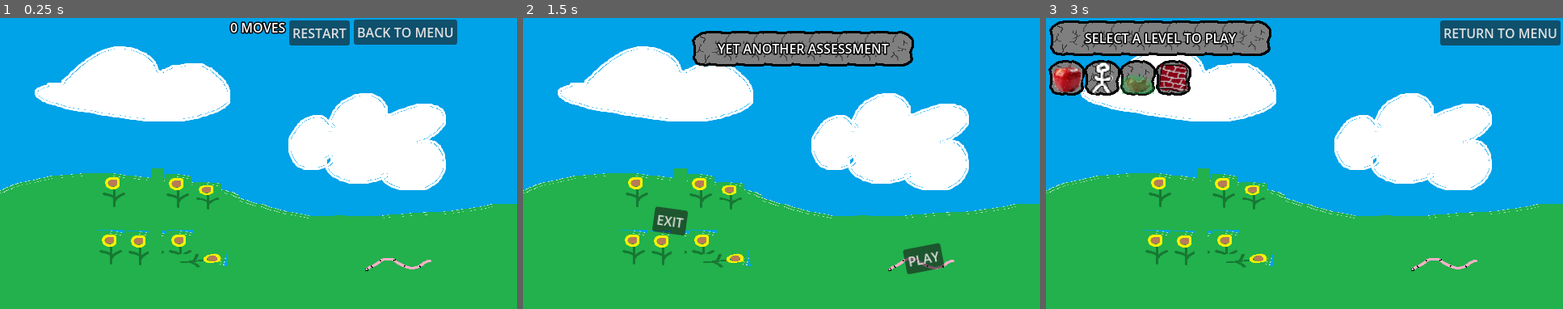
Above: before the commit, frames 1-3 (left to right).
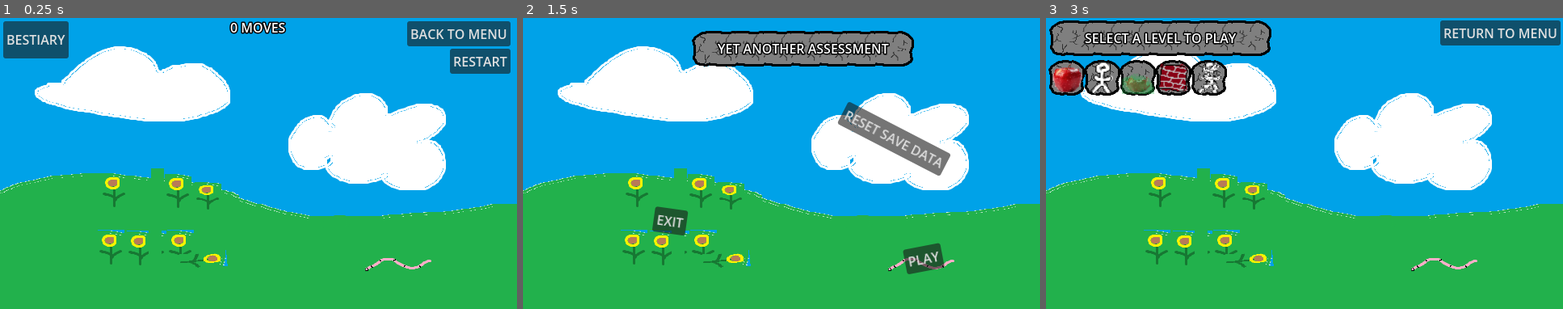
Above: after the commit, the same moments.

Repository: BanaCubed/Yet-Another-Assessment
Game: Godot game, scene res://scenes/level.tscn
Two runs of this game, one before a commit and one after it. Both use one fixed random seed, a clock stepped at 60 frames per second and the inputs below. This scene is started directly instead of the project's main scene.
Inputs (mouse positions are in pixels of both pictures, inside the frame that each line leads up to):
- Up to frame 1 (0.25 s): no input
- Up to frame 2 (1.5 s): click "BACK TO MENU" at 0.5 s; click "RETURN TO MENU" at 1.25 s
- Up to frame 3 (3 s): click (1418, 140) at 2 s, where only the run after the commit has a clickable "RESET SAVE DATA"; click "PLAY" at 2.75 s

The runs differ from the first frame. In frame 1, 5.7% of the frame differs, in the area x 0-99%, y 0-20%; in frame 2, 2.0%; in frame 3, 0.7%.
Error before the commit: Cannot call method 'duplicate_deep' on a null value. (res://scripts/levels/level.gd:39)
Error after the commit: Cannot call method 'duplicate_deep' on a null value. (res://scripts/levels/level.gd:49)

Commit message:
feat: Bestiary (internally called almanac)

Diff:
--- a/resources/entities/default.tres
+++ b/resources/entities/default.tres
@@ -1,5 +1,6 @@
 [gd_resource type="Resource" script_class="EntityType" format=3 uid="uid://dqdhqyhmt3b4t"]
 
+[ext_resource type="Script" uid="uid://b7yh114ke0uqd" path="res://scripts/entities/interaction.gd" id="1_6w0gh"]
 [ext_resource type="Script" uid="uid://b676twyihh4ye" path="res://scripts/entities/entity_type.gd" id="1_weprx"]
 [ext_resource type="Texture2D" uid="uid://b7kce7kbkb8cf" path="res://sprites/entities/default.png" id="2_kw01r"]
 
@@ -7,4 +8,5 @@
 script = ExtResource("1_weprx")
 name = &"UNKNOWN ENTITY"
 sprite = ExtResource("2_kw01r")
+description = "This shouldn't ever appear."
 metadata/_custom_type_script = "uid://b676twyihh4ye"
--- a/resources/entities/fruit.tres
+++ b/resources/entities/fruit.tres
@@ -8,4 +8,5 @@
 script = ExtResource("1_ib6jq")
 name = &"DELICIOUS FRUIT"
 sprite = ExtResource("2_wqyhm")
+description = "It's a delicious fruit!"
 metadata/_custom_type_script = "uid://b676twyihh4ye"
--- a/resources/entities/horse.tres
+++ b/resources/entities/horse.tres
@@ -12,4 +12,5 @@
 sprite = ExtResource("2_pj4ex")
 movement_type = 3
 interactions = Array[ExtResource("1_gql0b")]([ExtResource("2_a8o17"), ExtResource("3_a8o17")])
+description = "Moves like a knight from hit game Chess."
 metadata/_custom_type_script = "uid://b676twyihh4ye"
--- /dev/null
+++ b/resources/entities/larry.tres
@@ -0,0 +1,16 @@
+[gd_resource type="Resource" script_class="EntityType" format=3 uid="uid://cyq4kdj44xebi"]
+
+[ext_resource type="Script" uid="uid://b7yh114ke0uqd" path="res://scripts/entities/interaction.gd" id="1_0qj8i"]
+[ext_resource type="Resource" uid="uid://iq3rqdnoheyj" path="res://resources/interactions/eat_wall.tres" id="3_0qj8i"]
+[ext_resource type="Texture2D" uid="uid://b505omjbs0h5f" path="res://sprites/entities/larry.png" id="4_3h5pq"]
+[ext_resource type="Script" uid="uid://b676twyihh4ye" path="res://scripts/entities/entity_type.gd" id="4_t85jd"]
+
+[resource]
+resource_name = "EntityType Person"
+script = ExtResource("4_t85jd")
+name = &"LARRY"
+sprite = ExtResource("4_3h5pq")
+movement_type = 1
+interactions = Array[ExtResource("1_0qj8i")]([ExtResource("3_0qj8i")])
+description = "Eats bricks for a living."
+metadata/_custom_type_script = "uid://b676twyihh4ye"
--- a/resources/entities/person.tres
+++ b/resources/entities/person.tres
@@ -13,4 +13,5 @@
 sprite = ExtResource("2_mbcbc")
 movement_type = 1
 interactions = Array[ExtResource("1_hessy")]([ExtResource("2_bqhtt"), ExtResource("3_bqhtt")])
+description = "Loves eating fruit, especially delicious ones."
 metadata/_custom_type_script = "uid://b676twyihh4ye"
--- a/resources/entities/wall.tres
+++ b/resources/entities/wall.tres
@@ -1,5 +1,6 @@
 [gd_resource type="Resource" script_class="EntityType" format=3 uid="uid://dyipoqpc1n8en"]
 
+[ext_resource type="Script" uid="uid://b7yh114ke0uqd" path="res://scripts/entities/interaction.gd" id="1_52vl2"]
 [ext_resource type="Script" uid="uid://b676twyihh4ye" path="res://scripts/entities/entity_type.gd" id="1_bn4pi"]
 [ext_resource type="Texture2D" uid="uid://b3mg2qusg1buh" path="res://sprites/entities/wall.png" id="2_bdkkq"]
 
@@ -7,4 +8,5 @@
 script = ExtResource("1_bn4pi")
 name = &"WALL"
 sprite = ExtResource("2_bdkkq")
+description = "Allegedly edible."
 metadata/_custom_type_script = "uid://b676twyihh4ye"
--- /dev/null
+++ b/resources/interactions/eat_wall.tres
@@ -0,0 +1,8 @@
+[gd_resource type="Resource" script_class="Interaction" format=3 uid="uid://iq3rqdnoheyj"]
+
+[ext_resource type="Script" uid="uid://b7yh114ke0uqd" path="res://scripts/entities/interaction.gd" id="1_xxdaa"]
+
+[resource]
+script = ExtResource("1_xxdaa")
+target_type = &"WALL"
+metadata/_custom_type_script = "uid://b7yh114ke0uqd"
--- /dev/null
+++ b/resources/levels/level_005.tres
@@ -0,0 +1,52 @@
+[gd_resource type="Resource" script_class="LevelData" format=3 uid="uid://w8uiuvi2ifmx"]
+
+[ext_resource type="Texture2D" uid="uid://cck8mpd8366ce" path="res://sprites/background_default.png" id="1_2nd2y"]
+[ext_resource type="Script" uid="uid://dq4lpkdncutpi" path="res://scripts/entities/entity_data.gd" id="1_rtja1"]
+[ext_resource type="Script" uid="uid://bt2wenhrv0k8w" path="res://scripts/levels/level_data.gd" id="2_rn566"]
+[ext_resource type="Resource" uid="uid://dyipoqpc1n8en" path="res://resources/entities/wall.tres" id="3_hix8t"]
+[ext_resource type="Resource" uid="uid://c4pt0rgt1kgqq" path="res://resources/entities/fruit.tres" id="4_glhjf"]
+[ext_resource type="Resource" uid="uid://cyq4kdj44xebi" path="res://resources/entities/larry.tres" id="5_c2soc"]
+[ext_resource type="Texture2D" uid="uid://b505omjbs0h5f" path="res://sprites/entities/larry.png" id="7_2nd2y"]
+
+[sub_resource type="Resource" id="Resource_mslsv"]
+script = ExtResource("1_rtja1")
+type = ExtResource("3_hix8t")
+position = Vector2i(3, 0)
+state = -3
+metadata/_custom_type_script = "uid://dq4lpkdncutpi"
+
+[sub_resource type="Resource" id="Resource_vk8lw"]
+script = ExtResource("1_rtja1")
+type = ExtResource("3_hix8t")
+position = Vector2i(3, 1)
+metadata/_custom_type_script = "uid://dq4lpkdncutpi"
+
+[sub_resource type="Resource" id="Resource_6cgeu"]
+script = ExtResource("1_rtja1")
+type = ExtResource("3_hix8t")
+position = Vector2i(3, 2)
+metadata/_custom_type_script = "uid://dq4lpkdncutpi"
+
+[sub_resource type="Resource" id="Resource_5wwyd"]
+script = ExtResource("1_rtja1")
+type = ExtResource("4_glhjf")
+position = Vector2i(5, 1)
+state = 5
+metadata/_custom_type_script = "uid://dq4lpkdncutpi"
+
+[sub_resource type="Resource" id="Resource_aa63q"]
+script = ExtResource("1_rtja1")
+type = ExtResource("5_c2soc")
+position = Vector2i(1, 1)
+state = 1
+metadata/_custom_type_script = "uid://dq4lpkdncutpi"
+
+[resource]
+script = ExtResource("2_rn566")
+dimensions = Vector2i(7, 3)
+background = ExtResource("1_2nd2y")
+entities = Array[ExtResource("1_rtja1")]([SubResource("Resource_mslsv"), SubResource("Resource_vk8lw"), SubResource("Resource_6cgeu"), SubResource("Resource_5wwyd"), SubResource("Resource_aa63q")])
+name = &"WAIT WHAT"
+number = 5
+sprite = ExtResource("7_2nd2y")
+metadata/_custom_type_script = "uid://bt2wenhrv0k8w"
--- /dev/null
+++ b/scenes/elements/bestiary.tscn
@@ -0,0 +1,31 @@
+[gd_scene format=3 uid="uid://b3dy11xmrba5w"]
+
+[ext_resource type="Script" uid="uid://b14uqhcd5abgk" path="res://scripts/bestiary.gd" id="1_415s0"]
+[ext_resource type="PackedScene" uid="uid://1nft3g3swwif" path="res://scenes/elements/bestiary_entry.tscn" id="3_7xhpk"]
+
+[node name="Bestiary" type="PanelContainer" unique_id=1987904165]
+anchors_preset = 8
+anchor_left = 0.5
+anchor_top = 0.5
+anchor_right = 0.5
+anchor_bottom = 0.5
+offset_left = -40.5
+offset_top = -30.0
+offset_right = 40.5
+offset_bottom = 30.0
+grow_horizontal = 2
+grow_vertical = 2
+size_flags_horizontal = 4
+size_flags_vertical = 4
+script = ExtResource("1_415s0")
+
+[node name="ScrollContainer" type="ScrollContainer" parent="." unique_id=1654957077]
+custom_minimum_size = Vector2(480, 240)
+layout_mode = 2
+
+[node name="VBoxContainer" type="VBoxContainer" parent="ScrollContainer" unique_id=953072970]
+layout_mode = 2
+
+[node name="BestiaryEntry" parent="ScrollContainer/VBoxContainer" unique_id=619659641 instance=ExtResource("3_7xhpk")]
+visible = false
+layout_mode = 2
--- /dev/null
+++ b/scenes/elements/bestiary_entry.tscn
@@ -0,0 +1,34 @@
+[gd_scene format=3 uid="uid://1nft3g3swwif"]
+
+[ext_resource type="Texture2D" uid="uid://b7kce7kbkb8cf" path="res://sprites/entities/default.png" id="1_bb513"]
+[ext_resource type="Script" uid="uid://b47hc5jjw1hh8" path="res://scripts/bestiary_entry.gd" id="1_dnetp"]
+[ext_resource type="Resource" uid="uid://dqdhqyhmt3b4t" path="res://resources/entities/default.tres" id="2_f76ib"]
+[ext_resource type="PackedScene" uid="uid://2eillisqignt" path="res://scenes/elements/bestiary_interaction.tscn" id="4_6rg25"]
+
+[node name="BestiaryEntry" type="HFlowContainer" unique_id=619659641]
+custom_minimum_size = Vector2(480, 80)
+offset_right = 407.0
+offset_bottom = 32.0
+script = ExtResource("1_dnetp")
+entity_type = ExtResource("2_f76ib")
+
+[node name="SpriteTexture" type="TextureRect" parent="." unique_id=1142400107]
+custom_minimum_size = Vector2(32, 32)
+layout_mode = 2
+texture = ExtResource("1_bb513")
+stretch_mode = 3
+
+[node name="NameLabel" type="Label" parent="." unique_id=667697722]
+layout_mode = 2
+text = "NAME"
+
+[node name="InteractionBox" type="VBoxContainer" parent="." unique_id=593113103]
+layout_mode = 2
+
+[node name="DescriptionLabel" type="Label" parent="InteractionBox" unique_id=1394027983]
+layout_mode = 2
+text = "DESCRIPTION"
+
+[node name="BestiaryInteraction" parent="InteractionBox" unique_id=1682421115 instance=ExtResource("4_6rg25")]
+visible = false
+layout_mode = 2
--- /dev/null
+++ b/scenes/elements/bestiary_interaction.tscn
@@ -0,0 +1,25 @@
+[gd_scene format=3 uid="uid://2eillisqignt"]
+
+[ext_resource type="Script" uid="uid://chg1eosarbjfe" path="res://scripts/bestiary_interaction.gd" id="1_yjcw7"]
+[ext_resource type="Resource" uid="uid://ctkmlstsfceik" path="res://resources/interactions/eat_fruit.tres" id="2_2d5c6"]
+
+[node name="BestiaryInteraction" type="HBoxContainer" unique_id=1682421115]
+anchors_preset = 15
+anchor_right = 1.0
+anchor_bottom = 1.0
+grow_horizontal = 2
+grow_vertical = 2
+script = ExtResource("1_yjcw7")
+interaction = ExtResource("2_2d5c6")
+
+[node name="TargetLabel" type="Label" parent="." unique_id=1313123343]
+layout_mode = 2
+text = "TARGET"
+
+[node name="Label" type="Label" parent="." unique_id=1459413551]
+layout_mode = 2
+text = "is"
+
+[node name="TypeLabel" type="Label" parent="." unique_id=1885448832]
+layout_mode = 2
+text = "INTERACTION TYPE"
--- a/scenes/level.tscn
+++ b/scenes/level.tscn
@@ -4,6 +4,7 @@
 [ext_resource type="Script" uid="uid://by8jvcqpo38fn" path="res://scripts/levels/level.gd" id="1_w8frs"]
 [ext_resource type="Texture2D" uid="uid://cck8mpd8366ce" path="res://sprites/background_default.png" id="2_ppgk2"]
 [ext_resource type="Theme" uid="uid://dxk7xouw87tyv" path="res://resources/theme/theme.tres" id="6_2r41h"]
+[ext_resource type="PackedScene" uid="uid://b3dy11xmrba5w" path="res://scenes/elements/bestiary.tscn" id="7_8c41q"]
 [ext_resource type="PackedScene" uid="uid://iywanqejbb3y" path="res://scenes/elements/win_alert.tscn" id="7_b121j"]
 [ext_resource type="Texture2D" uid="uid://co4ifbiebxrvl" path="res://resources/border_gradient.tres" id="7_klq6b"]
 
@@ -138,22 +139,38 @@
 
 [node name="RestartButton" type="Button" parent="." unique_id=1917309174]
 layout_mode = 0
-offset_left = 358.0
-offset_top = 3.0
-offset_right = 433.0
-offset_bottom = 34.0
+offset_left = 557.0
+offset_top = 38.0
+offset_right = 632.0
+offset_bottom = 69.0
 text = "RESTART"
 
 [node name="EscapeButton" type="Button" parent="." unique_id=1633191354]
 layout_mode = 0
-offset_left = 438.0
-offset_top = 2.0
-offset_right = 513.0
-offset_bottom = 33.0
+offset_left = 504.0
+offset_top = 4.0
+offset_right = 632.0
+offset_bottom = 35.0
 text = "BACK TO MENU"
+
+[node name="AlmanacButton" type="Button" parent="." unique_id=1444529476]
+layout_mode = 0
+offset_left = 4.0
+offset_top = 4.0
+offset_right = 85.0
+offset_bottom = 50.0
+text = "BESTIARY"
+
+[node name="Bestiary" parent="." unique_id=1987904165 instance=ExtResource("7_8c41q")]
+layout_mode = 1
+offset_left = 680.0
+offset_top = -180.0
+offset_right = 761.0
+offset_bottom = -120.0
 
 [connection signal="selected" from="Grid/GridRow/GridTile" to="." method="_on_grid_tile_selected"]
 [connection signal="pressed" from="ActionsBar/MoveAbilityButton" to="." method="_on_move_ability_button_pressed"]
 [connection signal="dismissed" from="WinAlert" to="." method="_on_win_alert_dismissed"]
 [connection signal="pressed" from="RestartButton" to="." method="_on_restart_button_pressed"]
 [connection signal="pressed" from="EscapeButton" to="." method="_on_escape_button_pressed"]
+[connection signal="pressed" from="AlmanacButton" to="." method="_on_almanac_button_pressed"]
--- a/scenes/level_select.tscn
+++ b/scenes/level_select.tscn
@@ -9,6 +9,7 @@
 [ext_resource type="PackedScene" uid="uid://ba1bog560kpot" path="res://scenes/elements/level_select_entry.tscn" id="4_chg43"]
 [ext_resource type="Resource" uid="uid://cq2x36oi4nljf" path="res://resources/levels/level_003.tres" id="5_7plkq"]
 [ext_resource type="Resource" uid="uid://d1ukps30p652l" path="res://resources/levels/level_004.tres" id="6_ckc44"]
+[ext_resource type="Resource" uid="uid://w8uiuvi2ifmx" path="res://resources/levels/level_005.tres" id="7_o2xx4"]
 
 [sub_resource type="LabelSettings" id="LabelSettings_2epne"]
 outline_size = 6
@@ -22,7 +23,7 @@
 grow_horizontal = 2
 grow_vertical = 2
 script = ExtResource("1_rif6e")
-levelpack = Array[ExtResource("2_r77uv")]([ExtResource("3_4nqmc"), ExtResource("4_4nqmc"), ExtResource("5_7plkq"), ExtResource("6_ckc44")])
+levelpack = Array[ExtResource("2_r77uv")]([ExtResource("3_4nqmc"), ExtResource("4_4nqmc"), ExtResource("5_7plkq"), ExtResource("6_ckc44"), ExtResource("7_o2xx4")])
 
 [node name="TitleContainer" type="Panel" parent="." unique_id=911336971]
 custom_minimum_size = Vector2(270, 40)
--- a/scenes/main_menu.tscn
+++ b/scenes/main_menu.tscn
@@ -63,5 +63,15 @@
 rotation = -0.19037461
 text = "PLAY"
 
+[node name="ResetSaveButton" type="Button" parent="." unique_id=1393337456]
+layout_mode = 0
+offset_left = 403.00003
+offset_top = 103.00001
+offset_right = 546.0
+offset_bottom = 134.0
+rotation = 0.47641194
+text = "RESET SAVE DATA"
+
 [connection signal="pressed" from="ExitButton" to="." method="_on_exit_button_pressed"]
 [connection signal="pressed" from="PlayButton" to="." method="_on_play_button_pressed"]
+[connection signal="pressed" from="ResetSaveButton" to="." method="_on_reset_save_button_pressed"]
--- /dev/null
+++ b/scripts/bestiary.gd
@@ -0,0 +1,20 @@
+class_name Bestiary extends Control
+## Control node containing the details for the bestiary.
+
+
+## The types of entities in the current level that should be shown within the bestiary.
+var entity_types: Array[EntityType]
+
+
+func _ready() -> void:
+	var types_names: Array[StringName] = []
+	for type in entity_types:
+		types_names.append(type.name)
+
+	for entity in entity_types:
+		var new_entry: BestiaryEntry = $ScrollContainer/VBoxContainer/BestiaryEntry.duplicate()
+		new_entry.level_types_names = types_names
+		new_entry.entity_type = entity
+
+		new_entry.visible = true
+		$ScrollContainer/VBoxContainer.add_child(new_entry)
--- /dev/null
+++ b/scripts/bestiary_entry.gd
@@ -0,0 +1,27 @@
+class_name BestiaryEntry extends HFlowContainer
+## Control node containing information and functionality for an entry in the bestiary.
+
+
+## The type of entity this entry represents.
+@export var entity_type: EntityType
+
+
+## Array of the names of other types of entities in the current level.
+var level_types_names: Array[StringName]
+
+
+func _ready() -> void:
+	$SpriteTexture.texture = entity_type.sprite
+	$InteractionBox/DescriptionLabel.text = entity_type.description
+	$NameLabel.text = entity_type.name
+
+	var interactions: Array[Interaction] = []
+	for inter in entity_type.interactions:
+		if inter.target_type in level_types_names:
+			interactions.append(inter)
+
+	for inter in interactions:
+		var new_entry: BestiaryInteraction = $InteractionBox/BestiaryInteraction.duplicate()
+		new_entry.interaction = inter
+		new_entry.visible = true
+		$InteractionBox.add_child(new_entry)
--- /dev/null
+++ b/scripts/bestiary_interaction.gd
@@ -0,0 +1,10 @@
+class_name BestiaryInteraction extends HBoxContainer
+## Control node containing the details for an interaction's entry in the bestiary.
+
+
+@export var interaction: Interaction
+
+
+func _ready() -> void:
+	$TargetLabel.text = interaction.target_type
+	$TypeLabel.text = Interaction.name_of_interaction(interaction.interaction_type)
--- a/scripts/entities/entity_type.gd
+++ b/scripts/entities/entity_type.gd
@@ -10,3 +10,5 @@
 @export var movement_type: Movement.MovementType
 ## The interactions this entity has with other entities.
 @export var interactions: Array[Interaction]
+## The description of this entity in the bestiary.
+@export var description: String
--- a/scripts/entities/interaction.gd
+++ b/scripts/entities/interaction.gd
@@ -45,6 +45,22 @@
     return collector
 
 
+static func name_of_interaction(type: Outcomes) -> StringName:
+    match type:
+        Outcomes.CONSUME_TARGET:
+            return &"CONSUMED"
+        Outcomes.CONSUME_SELF:
+            return &"CONSUMING SELF"
+        Outcomes.PRESERVE_SELF:
+            return &"PRESERVING SELF"
+        Outcomes.PRESERVE_TARGET:
+            return &"PRESERVED"
+        Outcomes.ACT_AS_WALL:
+            return &"BLOCKING"
+        _:
+            return &"UNKNOWN INTERACTION"
+
+
 #region State After Interaction
 ## Takes the current states of the interacting entity and the target entity, and returns a
 ## tuple-like array of the new self state, and new target state.
--- a/scripts/levels/level.gd
+++ b/scripts/levels/level.gd
@@ -25,6 +25,8 @@
 var awaiting_ability_tile_selection := Abilities.NONE
 ## The amount of moves performed whilst playing this particular level.
 var level_moves := 0
+## Boolean value representing whether or not the bestiary is presently open in this level.
+var almanac_open := false
 
 
 ## Tween variable for the actions bar.
@@ -33,6 +35,14 @@
 var tween_winmodal: Tween
 ## Tween variable for the level grid.
 var tween_grid: Tween
+## Tween variable for the restart button.
+var tween_restartbutton: Tween
+## Tween variable for the back to menu button.
+var tween_backbutton: Tween
+## Tween variable for the almanac button.
+var tween_almanacbutton: Tween
+## Tween variable for the almanac.
+var tween_almanac: Tween
 
 
 ## Array of the entities within the level.
@@ -62,6 +72,13 @@
 	# Removing the default grid_row since it could cause issues.
 	grid_full.remove_child(grid_row)
 	grid_full.visible = true
+
+	var types_in_level: Array[EntityType] = []
+	for entity: EntityData in level_data.entities:
+		if entity.type not in types_in_level:
+			types_in_level.append(entity.type)
+	$Bestiary.entity_types = types_in_level
+	$Bestiary._ready()
 
 
 func _process(_delta: float) -> void:
@@ -189,6 +206,16 @@
 				entity.state = Entity.States.SPOILS_IN_1
 			Entity.States.SPOILS_IN_3:
 				entity.state = Entity.States.SPOILS_IN_2
+			Entity.States.SPOILS_IN_4:
+				entity.state = Entity.States.SPOILS_IN_3
+			Entity.States.SPOILS_IN_5:
+				entity.state = Entity.States.SPOILS_IN_4
+			Entity.States.SPOILS_IN_6:
+				entity.state = Entity.States.SPOILS_IN_5
+			Entity.States.SPOILS_IN_7:
+				entity.state = Entity.States.SPOILS_IN_6
+			Entity.States.SPOILS_IN_8:
+				entity.state = Entity.States.SPOILS_IN_7
 			_:
 				pass
 
@@ -275,8 +302,26 @@
 	tween_grid = create_tween()
 	tween_grid.set_trans(Tween.TRANS_EXPO)
 
+	if tween_restartbutton:
+		tween_restartbutton.kill()
+	tween_restartbutton = create_tween()
+	tween_restartbutton.set_trans(Tween.TRANS_EXPO)
+
+	if tween_backbutton:
+		tween_backbutton.kill()
+	tween_backbutton = create_tween()
+	tween_backbutton.set_trans(Tween.TRANS_EXPO)
+
+	if tween_almanacbutton:
+		tween_almanacbutton.kill()
+	tween_almanacbutton = create_tween()
+	tween_almanacbutton.set_trans(Tween.TRANS_EXPO)
+
 	tween_winmodal.tween_property($WinAlert, "position", Vector2(190.5, 20), 1.0)
 	tween_grid.tween_property($Grid, "position", Vector2(0, 420), 1.0)
+	tween_restartbutton.tween_property($RestartButton, "position", Vector2(300, -200), 1.0)
+	tween_backbutton.tween_property($EscapeButton, "position", Vector2(700, 200), 1.0)
+	tween_almanacbutton.tween_property($AlmanacButton, "position", Vector2(-1000, 0), 1.0)
 
 
 func _on_win_alert_dismissed() -> void:
@@ -287,3 +332,18 @@
 func _on_escape_button_pressed() -> void:
 	get_tree().change_scene_to_packed(load("res://scenes/level_select.tscn"))
 #endregion
+
+
+#region Almanac/Bestiary
+func _on_almanac_button_pressed() -> void:
+	if tween_almanac:
+		tween_almanac.kill()
+	tween_almanac = create_tween()
+	tween_almanac.set_trans(Tween.TRANS_EXPO)
+
+	almanac_open = !almanac_open
+	if almanac_open:
+		tween_almanac.tween_property($Bestiary, "position", Vector2(10, 60), 1.0)
+	else:
+		tween_almanac.tween_property($Bestiary, "position", Vector2(1000, 0), 1.0)
+#endregion
--- a/scripts/main_menu.gd
+++ b/scripts/main_menu.gd
@@ -15,3 +15,7 @@
 
 func _on_play_button_pressed() -> void:
 	get_tree().change_scene_to_packed(preload("res://scenes/level_select.tscn"))
+
+
+func _on_reset_save_button_pressed() -> void:
+	Persistence.reset_save()
--- a/scripts/persistence.gd
+++ b/scripts/persistence.gd
@@ -31,3 +31,8 @@
             completed.append(i)
     print("Save data loaded")
     print(completed)
+
+
+static func reset_save() -> void:
+    completed = []
+    FileAccess.open("user://savegame.save", FileAccess.WRITE_READ)
Not shown, added: scripts/bestiary.gd.uid
Not shown, added: scripts/bestiary_entry.gd.uid
Not shown, added: scripts/bestiary_interaction.gd.uid
Binary file added: sprites/entities/larry.png
Not shown, added: sprites/entities/larry.png.import
